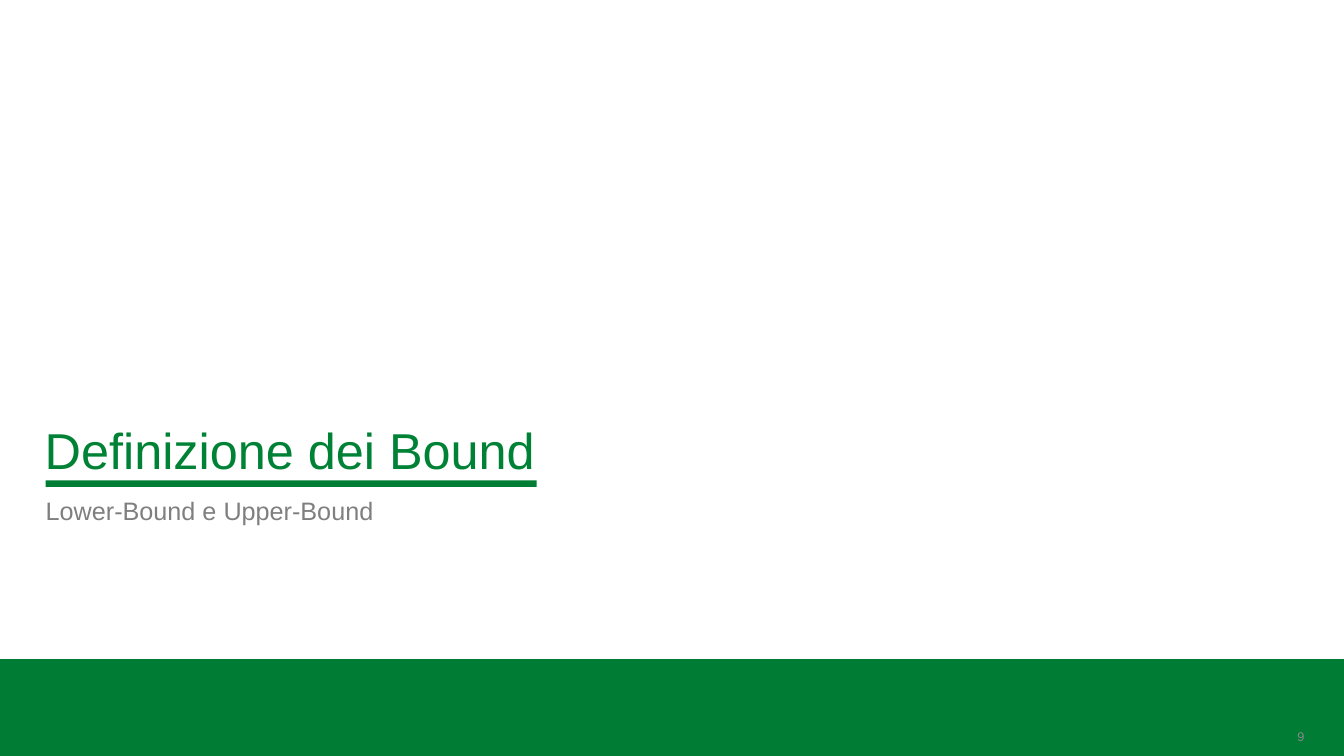
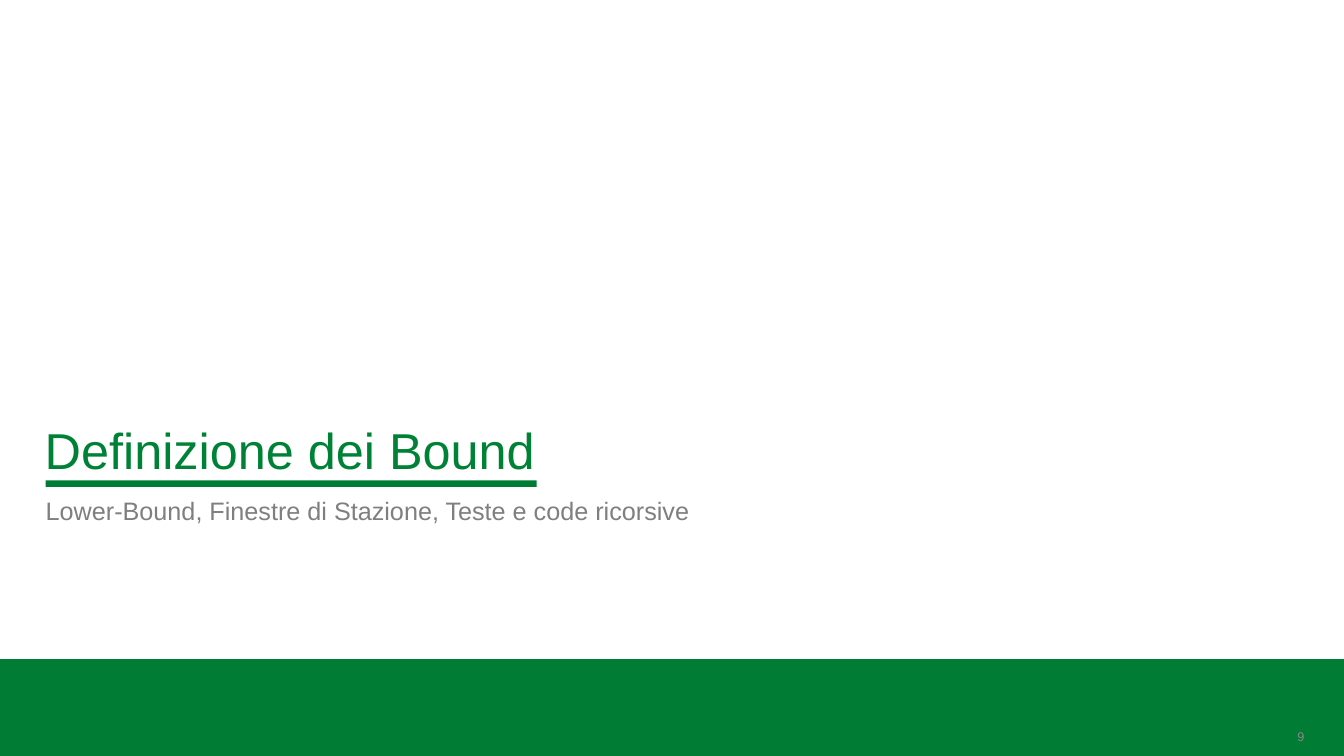
Before and after one commit to BitSquish/Assembly-Line-Balancing, a slide deck: slide 9 of slides/Assembly Line Balancing Problem.pptx. Drawn at 1344x756 pixels with LibreOffice and Linux fonts; fonts in the diff are those of the drawing; background and template pictures are left out. Boxes give left, top, right and bottom in pixels: in the first picture for what was removed or moved away, otherwise in the second. Text is boxed around its words. In the diff, an @@ line names an element or a change of style, - is before the commit and + after.

```diff
--- a/slides/Assembly Line Balancing Problem.pptx
+++ b/slides/Assembly Line Balancing Problem.pptx
@@ text at <box>46,502,689,523</box>: text changed @@
-Lower-Bound e Upper-Bound
+Lower-Bound, Finestre di Stazione, Teste e code ricorsive
```
Also in this commit, not shown: 1 other slide changed, 1 other file.
